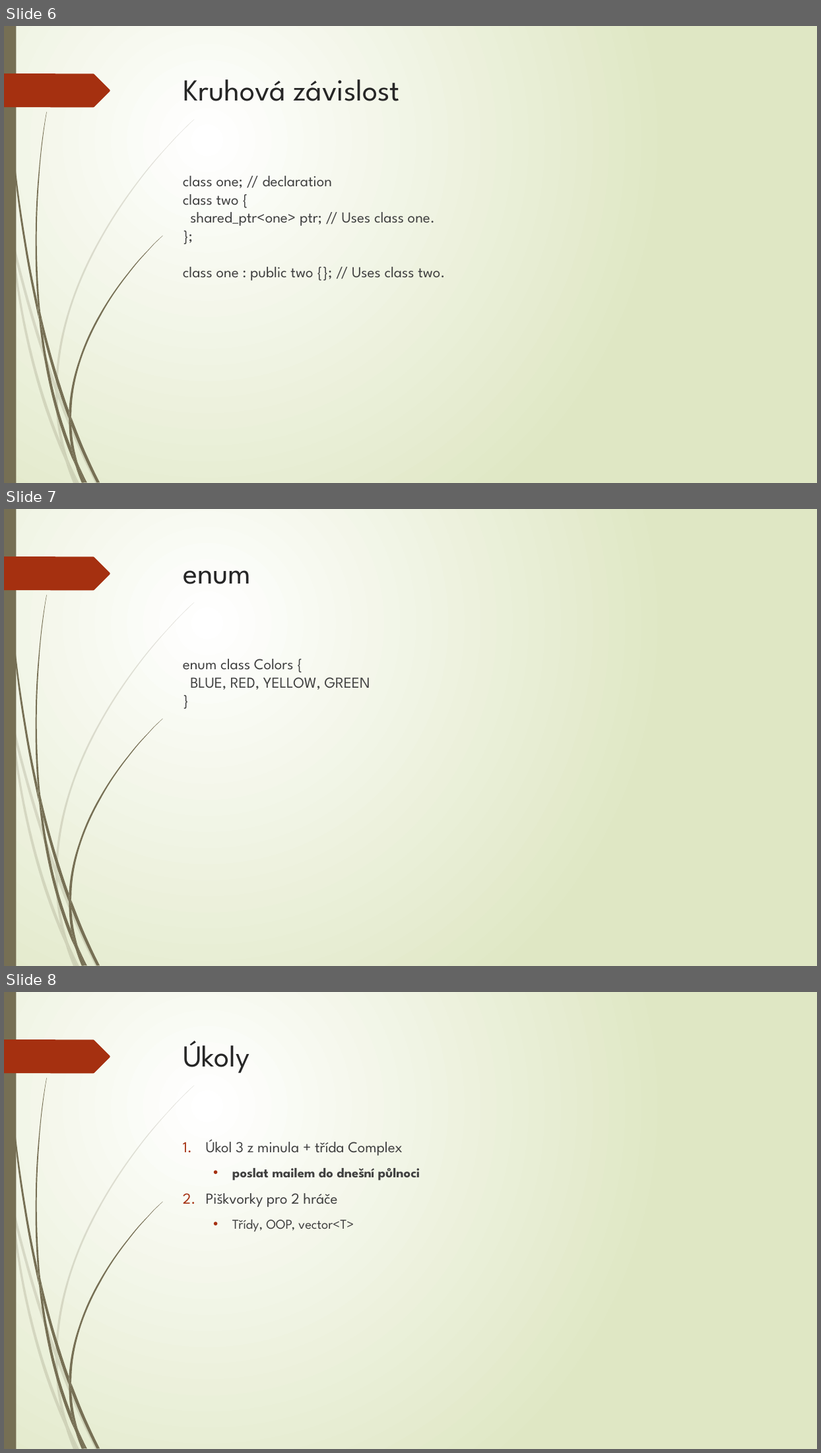
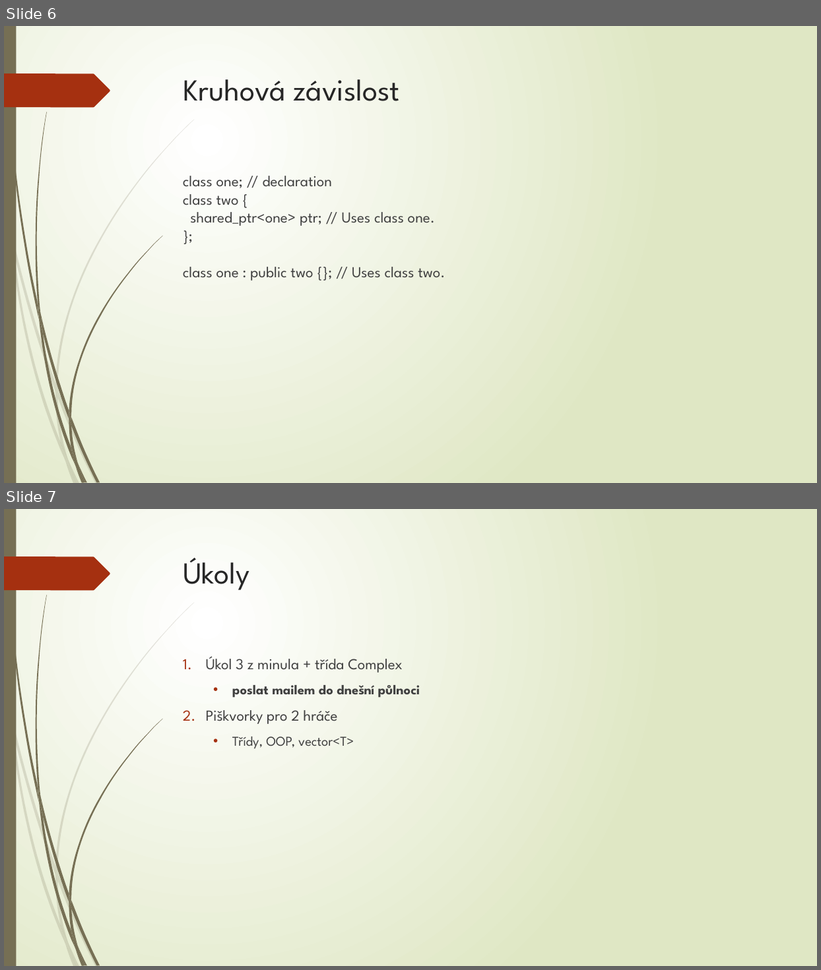
Before and after one commit to fan1x/fan1x.github.io, a slide deck: data/cpp/cv3/cpp_cv3.pptx. Shown one above the other, each under a label of ours: slides 6, 7 and 8 before the commit, slides 6 and 7 after it. The pictures are 821x1453 and 821x970 pixels, drawn with LibreOffice and Linux fonts; fonts in the diff are those of the drawing. Boxes give left, top, right and bottom in pixels: in the first picture for what was removed or moved away, otherwise in the second. Text is boxed around its words. In the diff, an @@ line names an element or a change of style, - is before the commit and + after.

Commit message:
[cpp] update cv3 slides

```diff
--- a/data/cpp/cv3/cpp_cv3.pptx
+++ b/data/cpp/cv3/cpp_cv3.pptx
@@ slide 7 removed at (4,509,817,966), background gradient #FFFFFF to #DFE8C4; not listed: 24 template elements that a slide beside it also shows @@
@@ title removed at (183,570,251,584) @@
-enum
@@ text removed at (183,659,370,690) @@
-enum class Colors {
-BLUE, RED, YELLOW, GREEN
-}
@@ what was slide 8 is now slide 7 @@
```
Also in this commit, not shown: 1 other file.
